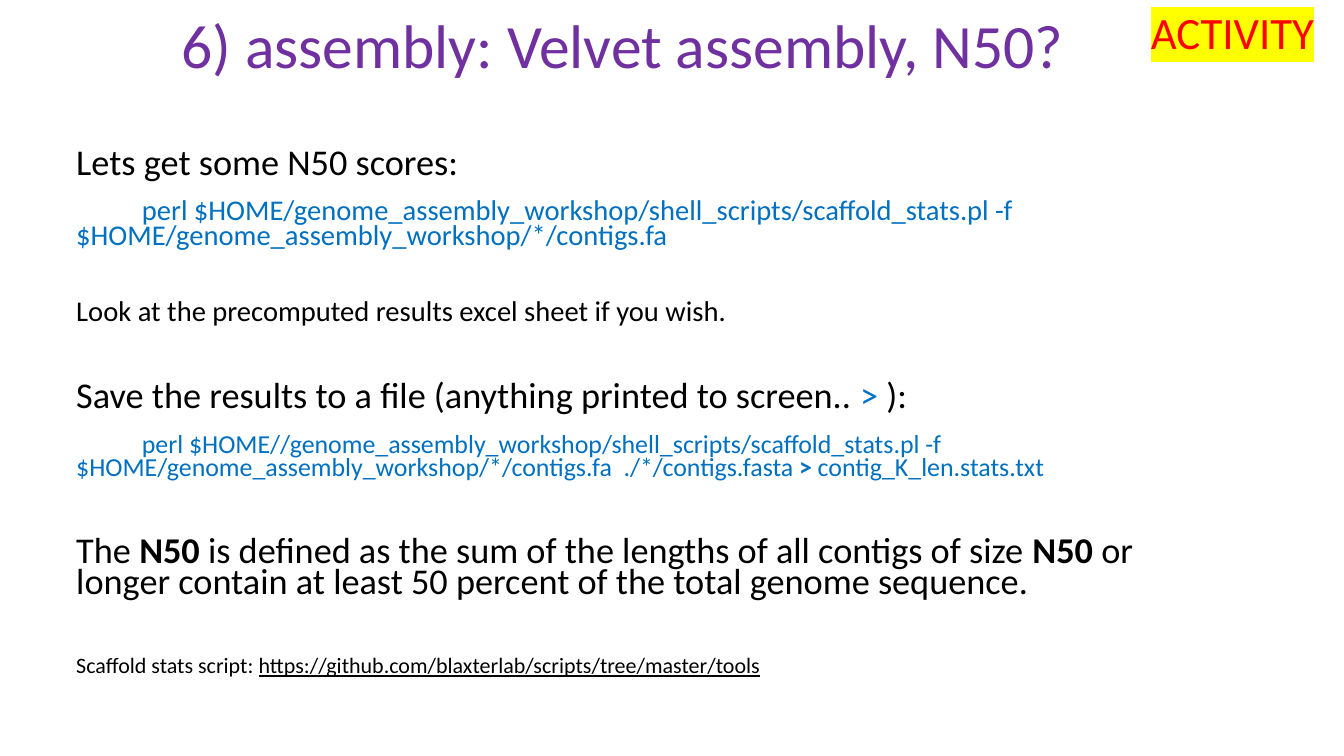
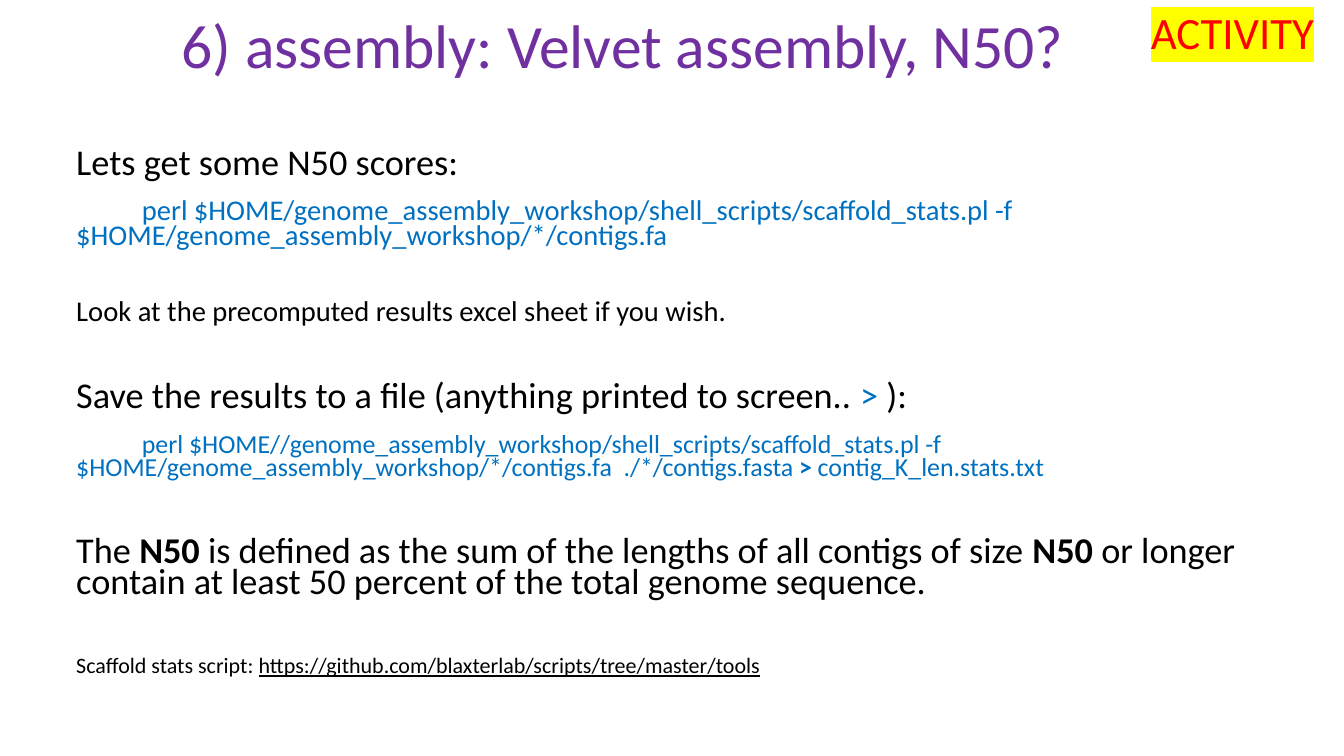
Before and after one commit to peterthorpe5/genome_assembly_workshop, a slide deck: slide 16 of powerpoint/6_assembly.pptx (slide 13 before the commit). Drawn at 1344x756 pixels with LibreOffice and Linux fonts; fonts in the diff are those of the drawing. Boxes give left, top, right and bottom in pixels: in the first picture for what was removed or moved away, otherwise in the second. Text is boxed around its words. In the diff, an @@ line names an element or a change of style, - is before the commit and + after.

```diff
--- a/powerpoint/6_assembly.pptx
+++ b/powerpoint/6_assembly.pptx
@@ text "Lets get some N50 scores:" rewrapped from <box>76,151,1133,677</box> to <box>76,151,1235,677</box> @@
```
Also in this commit, not shown: 3 other slides changed, 3 slides added, 1 other file.
